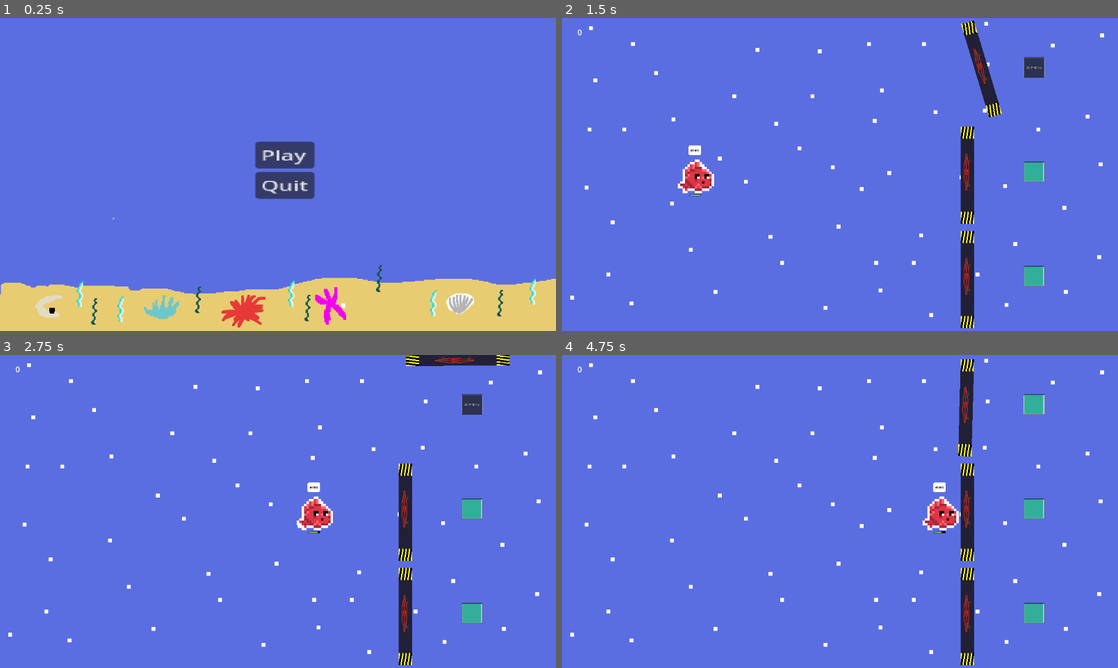
Above: before the commit, frames 1-4 (two rows, left to right).
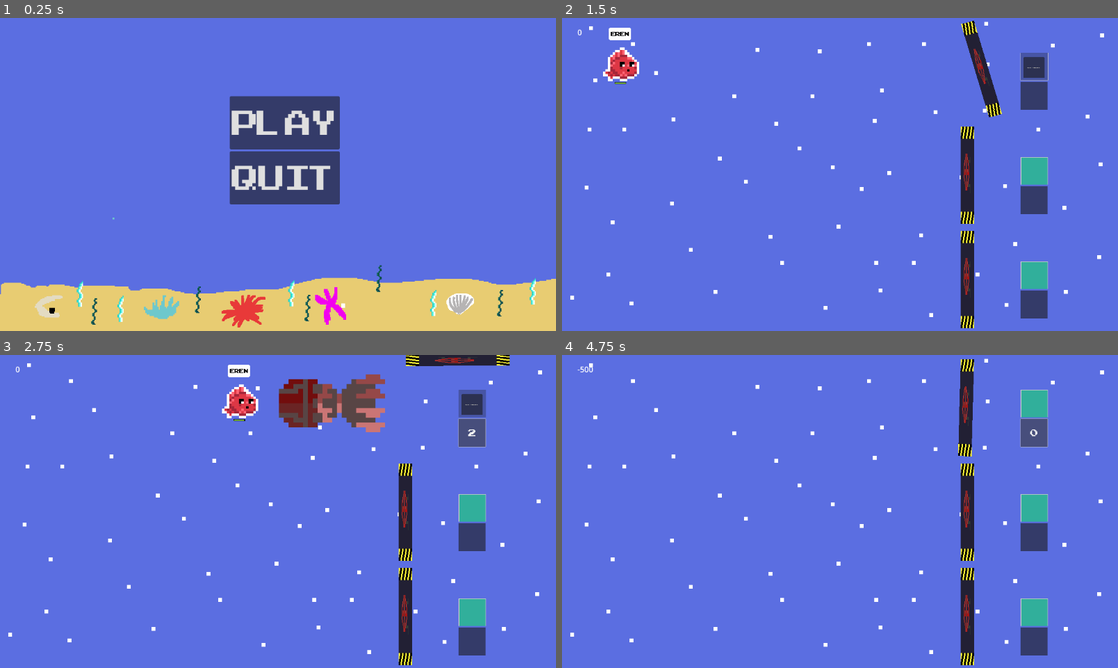
Above: after the commit, the same moments.

Repository: ernykt/fishjam_3
Game: Godot game, scene res://scenes/menu.tscn
Same seed, same stepped clock (60 frames per second), same inputs: the game is played once before the commit and once after it.
Inputs (mouse positions are in pixels of both pictures, inside the frame that each line leads up to):
- Up to frame 1 (0.25 s): no input
- Up to frame 2 (1.5 s): click "Play" at 0.5 s; click "OPEN" at 1.25 s
- Up to frame 3 (2.75 s): click (472, 433) at 2.02 s
- Up to frame 4 (4.75 s): click (1034, 433) at 2.75 s, where only the run after the commit has a clickable "2"; click (1034, 433) at 3.5 s, where only the run after the commit has a clickable "1"; click (1034, 433) at 4.25 s, where only the run after the commit has a clickable "0"

The runs differ from the first frame. In frame 1, 5.7% of the frame differs, in the area x 41-62%, y 24-60%; in frame 2, 3.3%; in frame 3, 5.9%, in the area x 39-88%, y 3-96%; in frame 4, 2.8%.

Commit message:
added missile, font and buttons

Diff:
--- /dev/null
+++ b/scenes/bomb.tscn
@@ -0,0 +1,104 @@
+[gd_scene load_steps=16 format=3 uid="uid://dsll8w4s3uw2m"]
+
+[ext_resource type="Texture2D" uid="uid://bfddqp1vr78uu" path="res://sprites/explosion.png" id="1_15nxb"]
+[ext_resource type="Script" path="res://scripts/bomb.gd" id="1_jf1qk"]
+[ext_resource type="Texture2D" uid="uid://ca6twm1vfjsy0" path="res://sprites/48x48 - Large Missile/48x48 - LargeMissileMovingFrame1.png" id="2_8t0gd"]
+[ext_resource type="Texture2D" uid="uid://bmfk815trhrv" path="res://sprites/48x48 - Large Missile/48x48 - LargeMissileMovingFrame2.png" id="3_2vmyw"]
+[ext_resource type="Texture2D" uid="uid://fd7te6pfmh0w" path="res://sprites/48x48 - Large Missile/48x48 - LargeMissileMovingFrame3.png" id="4_5dob0"]
+[ext_resource type="Texture2D" uid="uid://cqg240vg7jfbd" path="res://sprites/48x48 - Large Missile/48x48 - LargeMissileMovingFrame4.png" id="5_rwusp"]
+
+[sub_resource type="AtlasTexture" id="AtlasTexture_6rab7"]
+atlas = ExtResource("1_15nxb")
+region = Rect2(0, 0, 32, 32)
+
+[sub_resource type="AtlasTexture" id="AtlasTexture_aish6"]
+atlas = ExtResource("1_15nxb")
+region = Rect2(32, 0, 32, 32)
+
+[sub_resource type="AtlasTexture" id="AtlasTexture_1tl0s"]
+atlas = ExtResource("1_15nxb")
+region = Rect2(64, 0, 32, 32)
+
+[sub_resource type="AtlasTexture" id="AtlasTexture_yuvgm"]
+atlas = ExtResource("1_15nxb")
+region = Rect2(0, 32, 32, 32)
+
+[sub_resource type="AtlasTexture" id="AtlasTexture_yxnx5"]
+atlas = ExtResource("1_15nxb")
+region = Rect2(32, 32, 32, 32)
+
+[sub_resource type="AtlasTexture" id="AtlasTexture_evx78"]
+atlas = ExtResource("1_15nxb")
+region = Rect2(64, 32, 32, 32)
+
+[sub_resource type="SpriteFrames" id="SpriteFrames_vmec3"]
+animations = [{
+"frames": [{
+"duration": 1.0,
+"texture": SubResource("AtlasTexture_6rab7")
+}, {
+"duration": 1.0,
+"texture": SubResource("AtlasTexture_aish6")
+}, {
+"duration": 1.0,
+"texture": SubResource("AtlasTexture_1tl0s")
+}, {
+"duration": 1.0,
+"texture": SubResource("AtlasTexture_yuvgm")
+}, {
+"duration": 1.0,
+"texture": SubResource("AtlasTexture_yxnx5")
+}, {
+"duration": 1.0,
+"texture": SubResource("AtlasTexture_evx78")
+}],
+"loop": false,
+"name": &"explode",
+"speed": 7.0
+}, {
+"frames": [{
+"duration": 1.0,
+"texture": ExtResource("2_8t0gd")
+}, {
+"duration": 1.0,
+"texture": ExtResource("3_2vmyw")
+}, {
+"duration": 1.0,
+"texture": ExtResource("4_5dob0")
+}, {
+"duration": 1.0,
+"texture": ExtResource("5_rwusp")
+}],
+"loop": true,
+"name": &"moving",
+"speed": 7.0
+}]
+
+[sub_resource type="RectangleShape2D" id="RectangleShape2D_vtbjy"]
+size = Vector2(43, 23)
+
+[sub_resource type="RectangleShape2D" id="RectangleShape2D_gfssu"]
+size = Vector2(24, 14)
+
+[node name="Bomb" type="RigidBody2D"]
+gravity_scale = 0.0
+script = ExtResource("1_jf1qk")
+
+[node name="AnimatedSprite2D" type="AnimatedSprite2D" parent="."]
+rotation = 3.14159
+scale = Vector2(10, 10)
+sprite_frames = SubResource("SpriteFrames_vmec3")
+animation = &"explode"
+autoplay = "moving"
+
+[node name="Area2D" type="Area2D" parent="."]
+
+[node name="CollisionShape2D" type="CollisionShape2D" parent="Area2D"]
+position = Vector2(-9.5, 0.5)
+shape = SubResource("RectangleShape2D_vtbjy")
+
+[node name="CollisionShape2D" type="CollisionShape2D" parent="."]
+shape = SubResource("RectangleShape2D_gfssu")
+
+[connection signal="animation_finished" from="AnimatedSprite2D" to="." method="_on_animated_sprite_2d_animation_finished"]
+[connection signal="body_entered" from="Area2D" to="." method="_on_area_2d_body_entered"]
--- a/scenes/door_1.tscn
+++ b/scenes/door_1.tscn
@@ -1,7 +1,8 @@
-[gd_scene load_steps=7 format=3 uid="uid://bfu7n6jo0a54g"]
+[gd_scene load_steps=8 format=3 uid="uid://bfu7n6jo0a54g"]
 
 [ext_resource type="Script" path="res://scripts/door_1.gd" id="1_et4hm"]
 [ext_resource type="Texture2D" uid="uid://bigjuboc46y8s" path="res://sprites/door.png" id="2_7oe1u"]
+[ext_resource type="FontFile" uid="uid://buede4apjhr3f" path="res://fonts/ARCADECLASSIC.TTF" id="3_fyu1d"]
 
 [sub_resource type="RectangleShape2D" id="RectangleShape2D_f0b5q"]
 size = Vector2(698, 11)
@@ -51,6 +52,7 @@
 offset_right = 446.0
 offset_bottom = 415.0
 scale = Vector2(2.46666, 1)
+theme_override_fonts/font = ExtResource("3_fyu1d")
 text = "OPEN"
 
 [node name="DoorCollisionTimer" type="Timer" parent="."]
@@ -67,11 +69,24 @@
 [node name="Button" type="Button" parent="Control"]
 z_index = 1
 layout_mode = 0
-offset_left = 390.0
-offset_top = 267.0
-offset_right = 530.0
-offset_bottom = 621.0
+offset_left = 367.0
+offset_top = 230.0
+offset_right = 557.0
+offset_bottom = 732.0
 scale = Vector2(1, 0.405)
+
+[node name="Button3" type="Button" parent="."]
+offset_left = 366.667
+offset_top = 443.333
+offset_right = 553.667
+offset_bottom = 650.333
+theme_override_fonts/font = ExtResource("3_fyu1d")
+theme_override_font_sizes/font_size = 100
+
+[node name="BombCooldown" type="Timer" parent="Button3"]
+one_shot = true
 
 [connection signal="body_entered" from="DetectFish" to="." method="_on_detect_fish_body_entered"]
 [connection signal="pressed" from="Control/Button" to="." method="_on_button_pressed"]
+[connection signal="pressed" from="Button3" to="." method="_on_button_3_pressed"]
+[connection signal="timeout" from="Button3/BombCooldown" to="." method="_on_bomb_cooldown_timeout"]
--- a/scenes/enemy.tscn
+++ b/scenes/enemy.tscn
@@ -142,7 +142,8 @@
 sprite_frames = SubResource("SpriteFrames_15cj4")
 animation = &"attack"
 autoplay = "default"
-frame_progress = 0.354957
+frame = 1
+frame_progress = 0.938289
 
 [node name="CollisionShape2D" type="CollisionShape2D" parent="."]
 shape = SubResource("RectangleShape2D_160u6")
--- a/scenes/main.tscn
+++ b/scenes/main.tscn
@@ -32,7 +32,8 @@
 script = ExtResource("2_y26cx")
 
 [node name="Timer" type="Timer" parent="FishSpawner"]
-wait_time = 2.0
+wait_time = 0.5
+autostart = true
 
 [node name="EnemySpawner" type="Node2D" parent="."]
 script = ExtResource("4_re186")
--- a/scenes/menu.tscn
+++ b/scenes/menu.tscn
@@ -1,11 +1,12 @@
-[gd_scene load_steps=7 format=3 uid="uid://bikxd8cjpd8v6"]
+[gd_scene load_steps=8 format=3 uid="uid://bikxd8cjpd8v6"]
 
 [ext_resource type="Script" path="res://scripts/menu.gd" id="1_lfhuc"]
 [ext_resource type="Texture2D" uid="uid://b6jjobevro6g" path="res://sprites/background.png" id="2_x114u"]
 [ext_resource type="PackedScene" uid="uid://bd6u68syvlfgo" path="res://scenes/bubble_spawner.tscn" id="3_g5fmk"]
-[ext_resource type="PackedScene" uid="uid://d1en5bxcnnekh" path="res://scenes/squid_spawner.tscn" id="4_xypqm"]
-[ext_resource type="PackedScene" uid="uid://bc23wd1wkaq66" path="res://scenes/sea_weed_1.tscn" id="5_rqh6x"]
-[ext_resource type="PackedScene" uid="uid://bqpk7cuaxli4y" path="res://scenes/sea_weed_2.tscn" id="6_vfuut"]
+[ext_resource type="PackedScene" path="res://scenes/squid_spawner.tscn" id="4_xypqm"]
+[ext_resource type="FontFile" uid="uid://buede4apjhr3f" path="res://fonts/ARCADECLASSIC.TTF" id="5_jar8q"]
+[ext_resource type="PackedScene" path="res://scenes/sea_weed_1.tscn" id="5_rqh6x"]
+[ext_resource type="PackedScene" path="res://scenes/sea_weed_2.tscn" id="6_vfuut"]
 
 [node name="Menu" type="Control"]
 z_index = -2
@@ -27,21 +28,25 @@
 
 [node name="MarginContainer" type="MarginContainer" parent="."]
 layout_mode = 0
-offset_left = 529.0
-offset_top = 256.0
-offset_right = 571.0
-offset_bottom = 322.0
-scale = Vector2(2.91941, 1.79294)
+offset_left = 476.0
+offset_top = 162.0
+offset_right = 704.0
+offset_bottom = 386.0
+pivot_offset = Vector2(112, 0)
 
 [node name="VBoxContainer" type="VBoxContainer" parent="MarginContainer"]
 layout_mode = 2
 
 [node name="Play" type="Button" parent="MarginContainer/VBoxContainer"]
 layout_mode = 2
+theme_override_fonts/font = ExtResource("5_jar8q")
+theme_override_font_sizes/font_size = 100
 text = "Play"
 
 [node name="Quit" type="Button" parent="MarginContainer/VBoxContainer"]
 layout_mode = 2
+theme_override_fonts/font = ExtResource("5_jar8q")
+theme_override_font_sizes/font_size = 100
 text = "Quit
 "
 
--- a/scenes/text_box.tscn
+++ b/scenes/text_box.tscn
@@ -1,7 +1,8 @@
-[gd_scene load_steps=3 format=3 uid="uid://dvdaxrejp5kec"]
+[gd_scene load_steps=4 format=3 uid="uid://dvdaxrejp5kec"]
 
 [ext_resource type="Texture2D" uid="uid://bvqdutdw37u1x" path="res://sprites/text_balloon.png" id="1_fvmn1"]
 [ext_resource type="Script" path="res://scripts/text_box.gd" id="1_xou05"]
+[ext_resource type="FontFile" uid="uid://buede4apjhr3f" path="res://fonts/ARCADECLASSIC.TTF" id="3_xb2b3"]
 
 [node name="TextBox" type="MarginContainer"]
 offset_right = 40.0
@@ -27,6 +28,8 @@
 [node name="Label" type="Label" parent="MarginContainer"]
 layout_mode = 2
 theme_override_colors/font_color = Color(0, 0, 0, 1)
+theme_override_fonts/font = ExtResource("3_xb2b3")
+theme_override_font_sizes/font_size = 35
 
 [node name="LetterDisplayTimer" type="Timer" parent="."]
 one_shot = true
--- a/scenes/whatsapp_shark.tscn
+++ b/scenes/whatsapp_shark.tscn
@@ -1,6 +1,10 @@
-[gd_scene load_steps=20 format=3 uid="uid://bi7ham37540hb"]
+[gd_scene load_steps=25 format=3 uid="uid://bi7ham37540hb"]
 
+[ext_resource type="Script" path="res://scripts/whatsapp_shark.gd" id="1_2devu"]
 [ext_resource type="Texture2D" uid="uid://b3xd352suvjql" path="res://sprites/whatsappshark.png" id="1_c5nnx"]
+[ext_resource type="Texture2D" uid="uid://42k4hfsepdp7" path="res://sprites/under.png" id="3_dx71h"]
+[ext_resource type="Texture2D" uid="uid://boxxppmo1lhva" path="res://sprites/over.png" id="4_iu3o1"]
+[ext_resource type="Texture2D" uid="uid://dyptfsbvch443" path="res://sprites/progress.png" id="5_n1fm7"]
 
 [sub_resource type="AtlasTexture" id="AtlasTexture_qsdwt"]
 atlas = ExtResource("1_c5nnx")
@@ -93,7 +97,7 @@
 "duration": 1.0,
 "texture": SubResource("AtlasTexture_kk6ml")
 }],
-"loop": true,
+"loop": false,
 "name": &"attack",
 "speed": 12.0
 }, {
@@ -130,16 +134,44 @@
 [sub_resource type="RectangleShape2D" id="RectangleShape2D_ra63e"]
 size = Vector2(280, 117)
 
+[sub_resource type="RectangleShape2D" id="RectangleShape2D_jstj2"]
+size = Vector2(101, 72)
+
 [node name="WhatsappShark" type="CharacterBody2D"]
+script = ExtResource("1_2devu")
 
 [node name="WhatsappSprite" type="AnimatedSprite2D" parent="."]
 scale = Vector2(6, 6)
 sprite_frames = SubResource("SpriteFrames_a8n81")
 animation = &"attack"
 autoplay = "default"
-frame = 4
-frame_progress = 0.592638
 
 [node name="WhatsappCollision" type="CollisionShape2D" parent="."]
 position = Vector2(-44, 2.5)
 shape = SubResource("RectangleShape2D_ra63e")
+
+[node name="Area2D" type="Area2D" parent="."]
+
+[node name="CollisionShape2D" type="CollisionShape2D" parent="Area2D"]
+position = Vector2(96, 0)
+shape = SubResource("RectangleShape2D_jstj2")
+
+[node name="TextureProgressBar" type="TextureProgressBar" parent="."]
+offset_left = -22.0
+offset_top = 74.0
+offset_right = 26.0
+offset_bottom = 114.0
+value = 100.0
+stretch_margin_left = 20
+stretch_margin_right = 20
+texture_under = ExtResource("3_dx71h")
+texture_over = ExtResource("4_iu3o1")
+texture_progress = ExtResource("5_n1fm7")
+
+[node name="PatienceTimer" type="Timer" parent="."]
+autostart = true
+
+[connection signal="animation_changed" from="WhatsappSprite" to="." method="_on_whatsapp_sprite_animation_changed"]
+[connection signal="animation_finished" from="WhatsappSprite" to="." method="_on_whatsapp_sprite_animation_finished"]
+[connection signal="body_entered" from="Area2D" to="." method="_on_area_2d_body_entered"]
+[connection signal="timeout" from="PatienceTimer" to="." method="_on_patience_timer_timeout"]
--- a/scripts/EnemySpawner.gd
+++ b/scripts/EnemySpawner.gd
@@ -5,7 +5,7 @@
 	var e = enemy.instantiate()
 	var Ylist = [96, 328, 536]
 	e.position = Vector2(1200, Ylist.pick_random())
-	add_child(e)
+	add_child(e, true)
 
 func _on_timer_timeout():
 	spawn_enemy()
--- a/scripts/FishSpawner.gd
+++ b/scripts/FishSpawner.gd
@@ -1,17 +1,15 @@
 extends Node2D
 
 @onready var fishes = preload("res://scenes/fish_1.tscn")
-
-func _ready():
-	$Timer.start(randf_range(5,7))
-	spawn_fish()
+@onready var whatsapp_shark = preload("res://scenes/whatsapp_shark.tscn")
+@onready var mobs = [fishes, whatsapp_shark]
 
 func spawn_fish():
-	var fish = fishes.instantiate()
+	var fish = mobs.pick_random().instantiate()
 	var Ylist = [96, 328, 536]
 	fish.position = Vector2(0, Ylist.pick_random())
 	add_child(fish, true)
 
 func _on_timer_timeout():
 	spawn_fish()
-	$Timer.start(randf_range(5, 10))
+	$Timer.start(randf_range(3, 5))
--- /dev/null
+++ b/scripts/bomb.gd
@@ -0,0 +1,14 @@
+extends RigidBody2D
+
+func ready():
+	$AnimatedSprite2D.flip_h = true
+
+func _on_area_2d_body_entered(body):
+	if "Whatsapp" in body.name or "Fish" in body.name:
+		Globals.score -= 500
+		$AnimatedSprite2D.play("explode")
+		body.queue_free()
+		linear_velocity = Vector2.ZERO
+
+func _on_animated_sprite_2d_animation_finished():
+	self.queue_free()
--- a/scripts/door_1.gd
+++ b/scripts/door_1.gd
@@ -1,11 +1,13 @@
 extends CharacterBody2D
 
 @onready var door_timer = $DoorCollisionTimer
+@onready var missile = preload("res://scenes/bomb.tscn")
 
 var can_rotate = true
 var in_position = false
 var disable_collision = false
 var timer : Timer
+var on_cooldown = false
 
 func _ready():
 	timer = Timer.new()
@@ -31,12 +33,32 @@
 	if $DoorSprite.rotation_degrees >= 0:
 		in_position = false
 		$Control/Button.disabled = false
+	if on_cooldown:
+		$Button3.text = str(int($Button3/BombCooldown.time_left))
 
-func _on_detect_fish_body_entered(_body):
-	#$DoorShape.set_deferred("disabled", false)
-	pass
+func _on_detect_fish_body_entered(body):
+	if "Fish" in body.name:
+		Globals.score += 10
 
 func _on_button_pressed():
 	can_rotate = false
 	$Control/Button.disabled = true
 	timer.start(2)
+
+func shoot():
+	var missile_instance = missile.instantiate()
+	missile_instance.position.x = self.position.x
+	missile_instance.position.y = self.position.y + 100
+	missile_instance.apply_impulse(Vector2(-300, 0))
+	get_tree().root.add_child(missile_instance)
+
+
+func _on_bomb_cooldown_timeout():
+	on_cooldown = false
+	$Button3.text = ""
+
+func _on_button_3_pressed():
+	if $Button3/BombCooldown.is_stopped():
+		shoot()
+		$Button3/BombCooldown.start(3)
+		on_cooldown = true
--- a/scripts/whatsapp_shark.gd
+++ b/scripts/whatsapp_shark.gd
@@ -1,5 +1,60 @@
 extends CharacterBody2D
 
+@onready var timer = $PatienceTimer
+@onready var patience_bar = $TextureProgressBar
+@onready var text_box_scene = preload("res://scenes/text_box.tscn")
+
+var text_box
+var SPEED = 300.0
+var has_eaten = false
+var is_dialog_active = false
+var dialog_options = ["was ist app", "wassup", "WAZZUP !"]
+
+func start_dialog():
+	if is_dialog_active:
+		return
+
+	_show_text_box()
+
+	is_dialog_active = true
+
+func _show_text_box():
+	text_box = text_box_scene.instantiate()
+	add_child(text_box)
+	text_box.global_position.x = global_position.x
+	text_box.global_position.y = global_position.y - 24
+	text_box.display_text(dialog_options.pick_random())
 
 func _on_area_2d_body_entered(body):
-	pass # Replace with function body.
+	if "Enemy" in body.name:
+		Globals.score += 10
+		$WhatsappSprite.play("attack")
+		var tween_mod = get_tree().create_tween()
+		var tween = get_tree().create_tween()
+		tween.tween_property(body, "position", body.position - Vector2(0, 25), 1)
+		tween_mod.tween_property(body, "modulate:a", 0, 1)
+		tween_mod.tween_callback(body.queue_free)
+
+func _physics_process(delta):
+	velocity = Vector2(1, 0) * SPEED
+	move_and_collide(velocity * delta)
+	if position.x > 1300:
+		self.queue_free()
+	if not is_dialog_active:
+		start_dialog()
+
+func _on_whatsapp_sprite_animation_changed():
+	has_eaten = true
+
+func _on_whatsapp_sprite_animation_finished():
+	if has_eaten:
+		$WhatsappSprite.play("default")
+
+func _on_patience_timer_timeout():
+	patience_bar.value -= 10
+	if patience_bar.value <= 0:
+		var tween_mod = get_tree().create_tween()
+		var tween = get_tree().create_tween()
+		tween.tween_property(self, "position", position - Vector2(0, 25), 0.3)
+		tween_mod.tween_property(self, "modulate:a", 0, 0.3)
+		tween_mod.tween_callback(queue_free)
Binary file added: fonts/ARCADECLASSIC.TTF
Not shown, added: fonts/ARCADECLASSIC.TTF.import
Not shown, added: fonts/pizzadudedotdk.txt
Binary file added: sprites/48x48 - Large Missile/48x48 - LargeMissileDetonate.gif
Binary file added: sprites/48x48 - Large Missile/48x48 - LargeMissileDetonateFrame1.png
Not shown, added: sprites/48x48 - Large Missile/48x48 - LargeMissileDetonateFrame1.png.import
Binary file added: sprites/48x48 - Large Missile/48x48 - LargeMissileDetonateFrame2.png
Not shown, added: sprites/48x48 - Large Missile/48x48 - LargeMissileDetonateFrame2.png.import
Binary file added: sprites/48x48 - Large Missile/48x48 - LargeMissileMoving.gif
Binary file added: sprites/48x48 - Large Missile/48x48 - LargeMissileMovingFrame1.png
Not shown, added: sprites/48x48 - Large Missile/48x48 - LargeMissileMovingFrame1.png.import
Binary file added: sprites/48x48 - Large Missile/48x48 - LargeMissileMovingFrame2.png
(and 16 more such lines)
